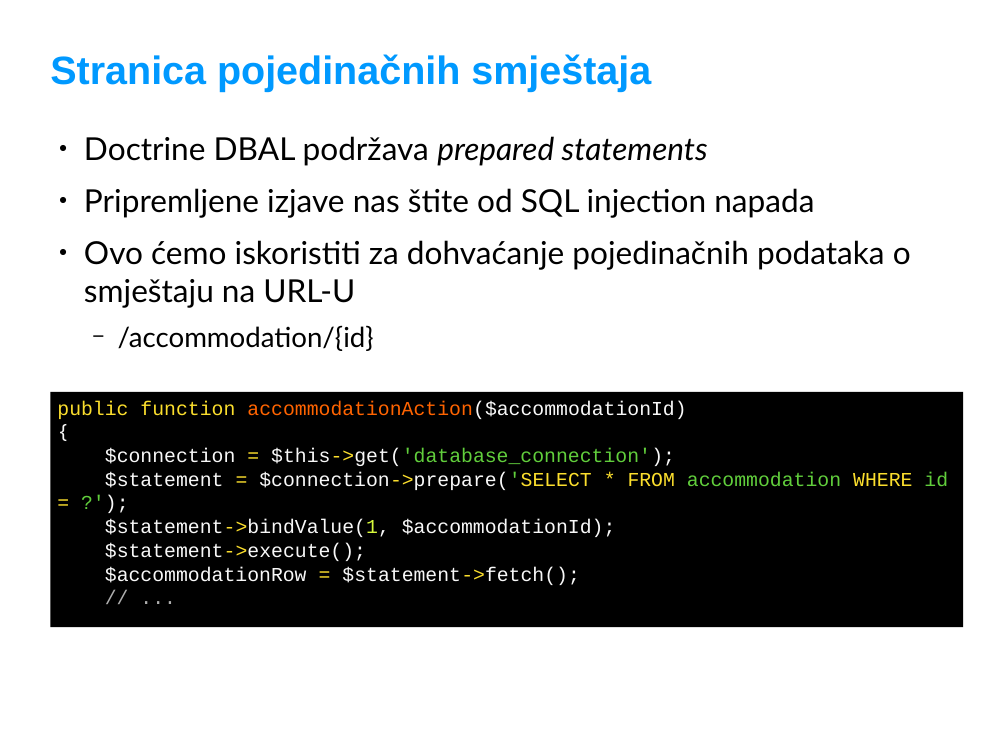
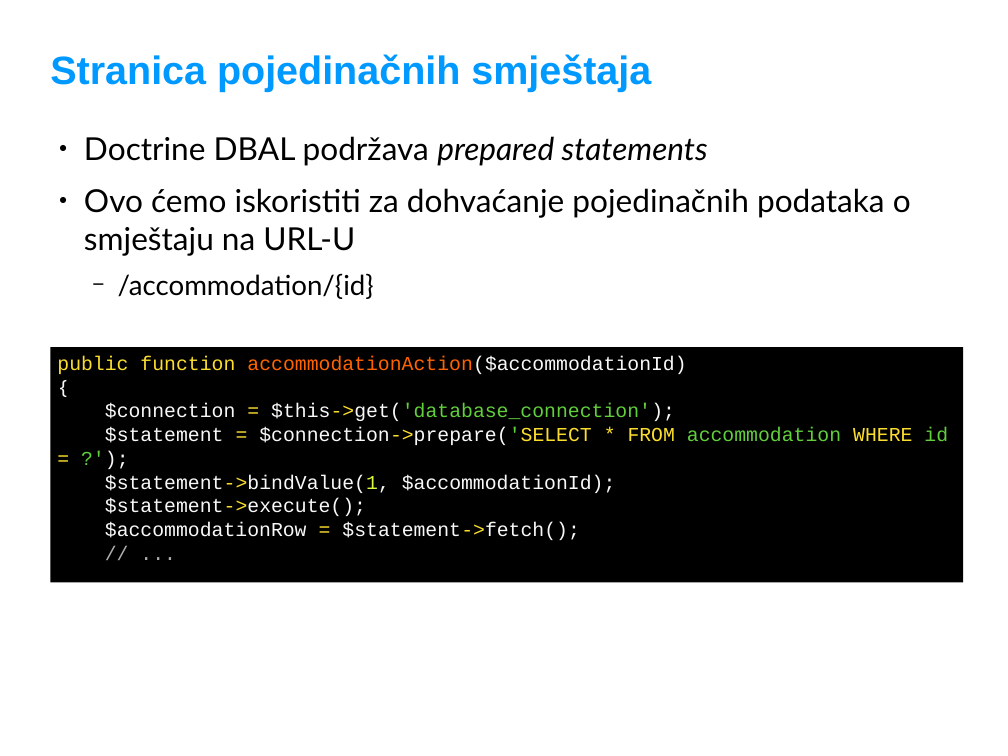
Before and after one commit to adriatichr/php-academy, a slide deck: slide 8 of predavanja/30 Doctrine DBAL.odp (slide 7 before the commit). Drawn at 1008x756 pixels with LibreOffice and Linux fonts; fonts in the diff are those of the drawing; background and template pictures are left out. Boxes give left, top, right and bottom in pixels: in the first picture for what was removed or moved away, otherwise in the second. Text is boxed around its words. In the diff, an @@ line names an element or a change of style, - is before the commit and + after.

```diff
--- a/predavanja/30 Doctrine DBAL.odp
+++ b/predavanja/30 Doctrine DBAL.odp
@@ text at (x1=84, y1=188, x2=814, y2=218): paragraph removed @@
-● Pripremljene izjave nas štite od SQL injection napada
@@ rectangle "public function accommodationAction($accommodationId)" moved from (x1=51, y1=392, x2=963, y2=627) to (x1=51, y1=347, x2=963, y2=583) @@
```
Also in this commit, not shown: 4 other slides changed, 3 slides added.
